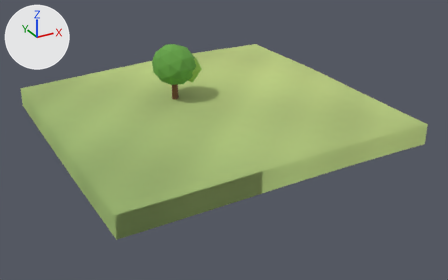
One commit to the glTF model client/public/models/chunks/-4_-2.glb: the scene before it, then after it.
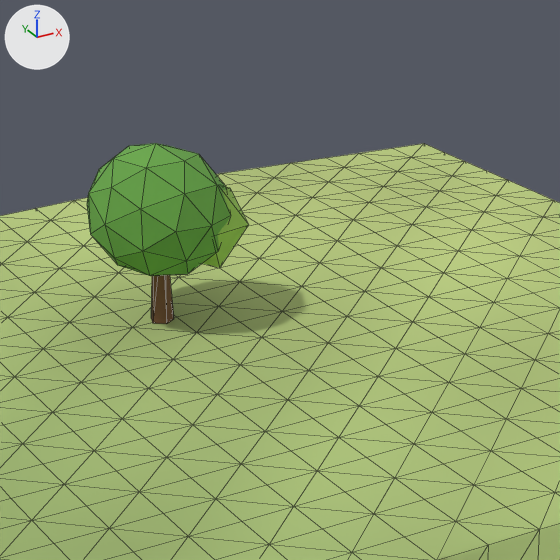
The first picture shows the older version from a 50 mm lens placed at (-131.6, -7.1, 24.1), pointed at (-104.4, 42.3, -0.6). The close-ups show the older and then the newer version on the part from 28% to 66% of the width and 0% to 61% of the height of that picture. Only the edits that show in the close-ups are written down. The lights are fixed; the arrows at upper left show +X, +Y and +Z. The close-ups show mesh edges as thin lines. Vertices at exactly the same position are counted once.

Names of what the first close-up shows: 'scenery', 'terrain'.
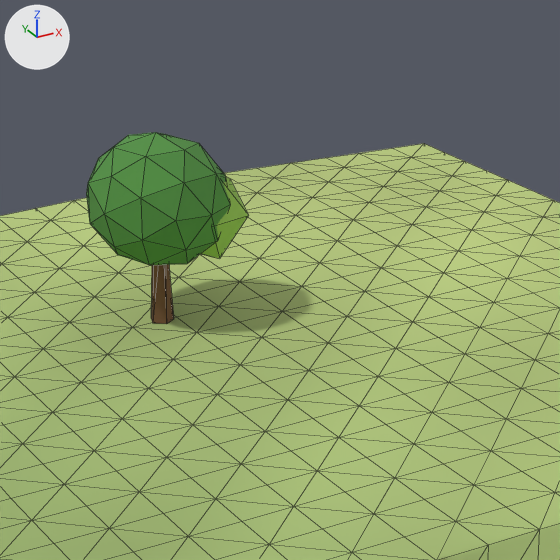
Changed parts and their boxes (x1, y1, x2, y2) in the close-ups (560 x 560 px; the box of a moved part takes in the faces that stretch with it):
'scenery', reshaped, recoloured (6% taller)
    before: (87, 143, 249, 324)
    after: (86, 132, 249, 324)
part 1 of me_scenery, moved or reshaped
    before: (87, 143, 231, 276)
    after: (86, 132, 230, 265)
part 2 of me_scenery, moved or reshaped
    before: (202, 187, 249, 268)
    after: (201, 177, 249, 259)
part 3 of me_scenery, moved or reshaped
    before: (151, 275, 174, 324)
    after: (151, 265, 174, 324)
part 4 of me_scenery, recoloured
    before: (87, 143, 249, 276)
    after: (86, 132, 249, 265)

What the commit changed:
me_scenery is used by ob_scenery; location (0.0, 0.0, 0.0).
Before the commit, vertices of me_scenery: 0 (-107.0, 47.78, 5.29), 2 (-106.79, 47.93, 5.29), 4 (-106.87, 48.18, 5.29), 6 (-107.13, 48.18, 5.29), 8 (-107.21, 47.93, 5.29).
Before the commit, vertices of me_scenery: 10 (-107.0, 48.0, 5.29).
me_scenery had 66 vertices, 120 faces and spanned x -109.05..-104.58, y 45.71..50.29, z 2.44..8.13.
me_scenery now has 66 vertices, 120 faces and spans x -109.05..-104.58, y 45.71..50.29, z 2.44..8.47.
me_scenery part 1: the loose piece of 42 vertices spanning x -109.05..-104.95, y 45.71..50.29, z 3.93..8.13 is moved by (0.0, 0.0, 0.34).
me_scenery part 2: the loose piece of 12 vertices spanning x -107.02..-104.58, y 46.01..48.99, z 4.3..6.94 is moved by (0.0, 0.0, 0.3).
Part 3, on me_scenery:
Vertices 0, 2, 4, 6, 8, 10 of me_scenery move by (0.0, 0.0, 0.27).
me_scenery part 4: 99 faces centred in x -109.03..-104.87, y 45.79..50.21, z 4.17..7.89 are repainted in the vertex colours; the middle colour goes from green #67a548 to green #528f43.
